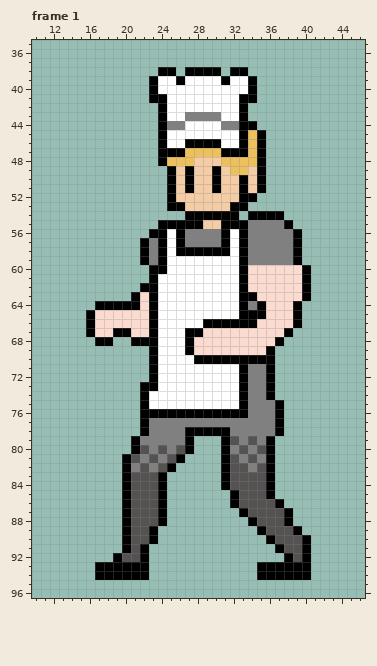
Pixel-art file: Assets/Characters/player/player_jump.aseprite. The picture above is the old version.
64x97 pixels, 5 frames. Shown: frame 1: x 10..46, y 35..96.
After the commit:
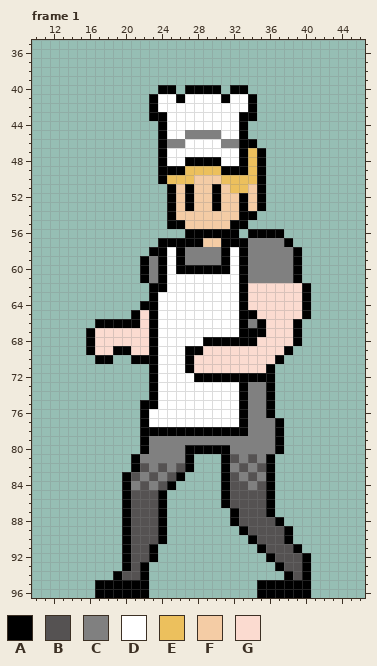
Palette (. is transparent): A #000000  B #555252  C #808080  D #ffffff  E #ecc05d  F #f4cca5  G #fbdbd0
Difference:
Changed rows in their new state; - is an unchanged pixel.
Frame 1, layers "图层 7", "图层 6", "图层 5":
first column x 16:
38 --------..-....-..-------
39 -------............------
40 -------.AA.AAAA.AA.------
41 --------D-A----A-D-------
42 -------AD--------DA------
43 -------A---DDDD---A------
44 ---------DD----DD-.------
45 -----------CCCC---..-----
46 ---------CCDDDDCC-A.-----
47 ---------DDDDDDDD--------
48 ---------DDAAAADDA-------
49 --------A-AEEEEAAAE------
50 --------AEEE--FEEEE------
51 ----------------EE-------
52 -----------A--A---FA-----
53 ----------FA--A-F-FA-----
54 ---------AFFFFFFFA-...---
55 --------.--FF--F--.....--
56 -------....AAAA-A.AAAA..-
57 ------..-A-AAFF-A-----A.-
58 ------.A---CCCC----------
59 ----------ACCCCA---------
60 ------AC--AAAAAA--CCCCCA.
61 ------ACA---------CCCCCA.
62 ------.-A----------------
63 -----..-----------G------
64 -.....A-----------GG---GA
65 .....A-------------G---GA
66 .AAAAA-------DDDD-CA-----
67 ---GG------DDDDDDAAA--GA-
68 AGGGGGG----DDAAAAAA--GGA-
69 AGGAAGG-----A-------GGA--
70 -AA--AA----AGGGGGGGGGA---
71 -----------AGGGGGGGG-----
72 ------------AAAAA-AA-----
73 ------.------------------
74 ------.A-----------------
75 -------A------------A.---
76 -------DDDDDDDDDD---A.---
77 -------DDDDDDDDDDA-------
78 -------AAAA-----AA-------
79 -----.A----CCCCCC-C-CA---
80 -----.A-C-C-AAA--C-CCA---
81 ----.A-C-CCA-------------
82 ----.A---CBA----C--------
83 ------C-CBA------C-C-----
84 -----C-CBA--------C------
85 ---------------AB--------
86 ---------------AB---A.---
87 ----------------AB--A..--
88 ----------------ABB--A.--
89 -------BA--------ABB--A.-
90 -------BA---------ABB-A..
91 ------BA-----------ABB-A.
92 ---.A-BA------------ABB--
93 -...-B-------------..-BB-
94 -..-BB-------------...-B-
95 -AAAAAA------------AAAAAA
96 -AAAAAA------------AAAAAA
Boxes around the changes in both pictures, in picture pixels (x1, y1, x2, y2):
changed: (86, 67, 311, 598)
